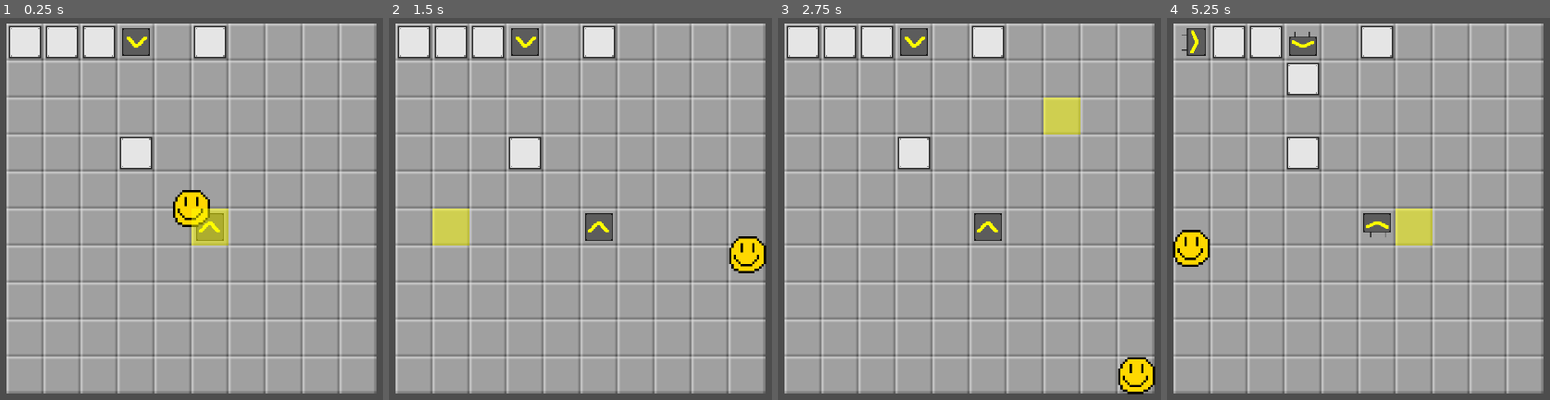
Above: before the commit, frames 1-4 (left to right).
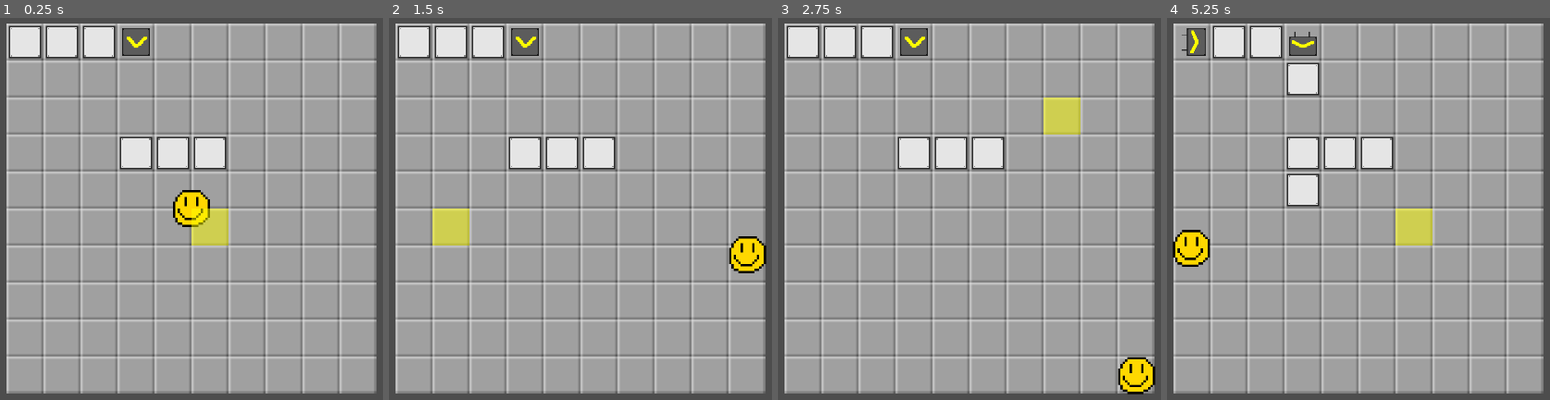
Above: after the commit, the same moments.

Repository: Stev51/gmtk-jam-2025
Game: Godot game, scene res://scenes/main.tscn
Two runs of this game, one before a commit and one after it. Both use one fixed random seed, a clock stepped at 60 frames per second and the inputs below.
Inputs (mouse positions are in pixels of both pictures, inside the frame that each line leads up to):
- Up to frame 1 (0.25 s): no input
- Up to frame 2 (1.5 s): tap Enter at 0.5 s; move the mouse to (745, 186) at 0.52 s; hold Right (ui_right) 0.53-1.28 s; click (745, 186) at 0.67 s; move the mouse to (431, 228) at 1.27 s; hold Down (ui_down) from 1.28 s (still down)
- Up to frame 3 (2.75 s): move the mouse to (1042, 117) at 2.02 s; release Down (ui_down) at 2.03 s; hold Right (ui_right) from 2.03 s (still down)
- Up to frame 4 (5.25 s): tap Space at 2.75 s; move the mouse to (1320, 293) at 2.77 s; release Right (ui_right) at 2.78 s; hold Up (ui_up) 2.78-3.53 s; click (1320, 293) at 2.92 s; move the mouse to (outside the picture) at 3.52 s; hold Left (ui_left) 3.53-5.03 s; move the mouse to (outside the picture) at 4.27 s; move the mouse to (1396, 209) at 5.02 s; hold Down (ui_down) from 5.03 s (still down); click (1396, 209) at 5.17 s

The runs differ from the first frame. In frame 1, 2.7% of the frame differs, in the area x 40-60%, y 1-59%; in frame 2, 2.8%; in frame 3, 2.8%; in frame 4, 3.4%, in the area x 31-60%, y 1-58%.

Commit message:
In-progress debugging

Diff:
--- a/scripts/mechanism.gd
+++ b/scripts/mechanism.gd
@@ -23,6 +23,7 @@
 
 func push(dir: Util.Direction) -> bool:
 	var offset: Vector2i = Util.offset(Vector2i(x, y), dir)
+	#print("Attempt on box ", offset)
 	var objectInWay: Mechanism = field.getForegroundVector(offset)
 	if offset.x < 0 || offset.x >= Field.GRID_WIDTH || offset.y < 0 || offset.y >= Field.GRID_WIDTH: return false
 	if objectInWay != null:
--- a/scripts/world.gd
+++ b/scripts/world.gd
@@ -70,10 +70,10 @@
 	addMechanism(Box.new(self, 2, 0), FOREGROUND)
 	addMechanism(Pusher.new(self, 3, 0, Util.Direction.DOWN), BACKGROUND)
 
-	addMechanism(Box.new(self, 5, 0), FOREGROUND)
-	addMechanism(Pusher.new(self, 5, 0, Util.Direction.UP), BACKGROUND)
-
-	addMechanism(Pusher.new(self, 5, 5, Util.Direction.UP), BACKGROUND)
+	addMechanism(Box.new(self, 3, 3), FOREGROUND)
+	addMechanism(Box.new(self, 4, 3), FOREGROUND)
+	addMechanism(Box.new(self, 5, 3), FOREGROUND)
+	addMechanism(Pusher.new(self, 3, 3, Util.Direction.DOWN), BACKGROUND)
 
 	drawMap();
 
